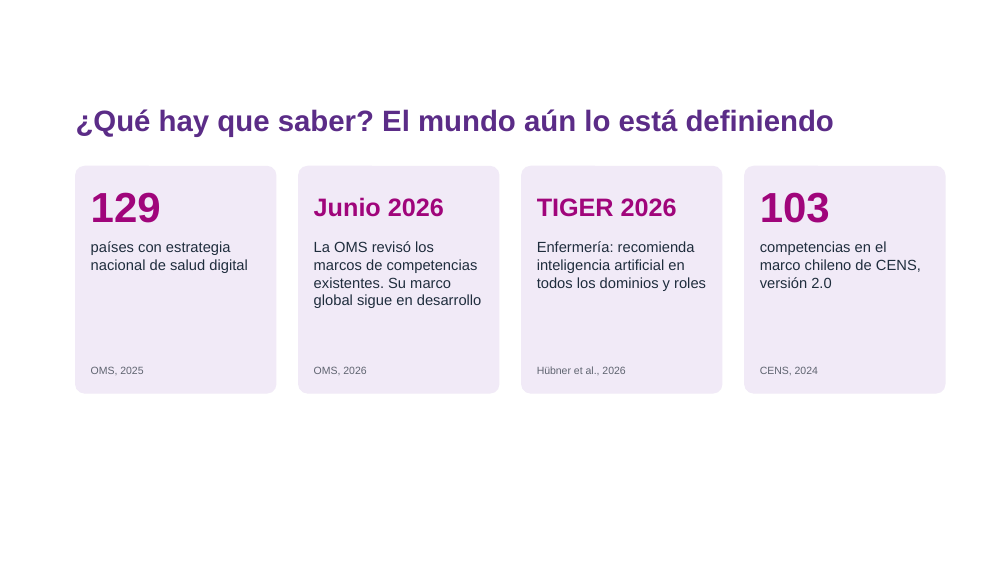
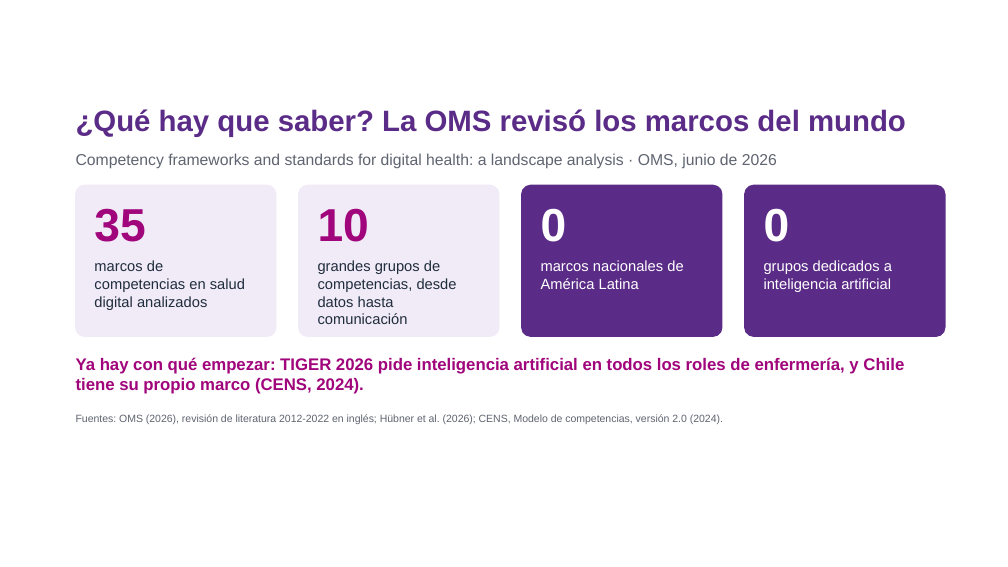
Before and after one commit to estefafro/CFSD, a slide deck: slide 9 of entregables/2026-11-11-webinar/presentacion-webinar.pptx. Drawn at 1008x567 pixels with LibreOffice and Linux fonts; fonts in the diff are those of the drawing; background and template pictures are left out. Boxes give left, top, right and bottom in pixels: in the first picture for what was removed or moved away, otherwise in the second. Text is boxed around its words. In the diff, an @@ line names an element or a change of style, - is before the commit and + after.

```diff
--- a/entregables/2026-11-11-webinar/presentacion-webinar.pptx
+++ b/entregables/2026-11-11-webinar/presentacion-webinar.pptx
@@ text at bbox=[76, 109, 906, 137]: text changed @@
-¿Qué hay que saber? El mundo aún lo está definiendo
+¿Qué hay que saber? La OMS revisó los marcos del mundo
@@ text added at bbox=[76, 153, 777, 169], 15 pt, text #5F6470 @@
+Competency frameworks and standards for digital health: a landscape analysis · OMS, junio de 2026
@@ rounded rectangle at bbox=[76, 185, 276, 337]: proportions changed @@
@@ rounded rectangle: place and size @@
-rounded rectangle at bbox=[76, 166, 276, 393]
+rounded rectangle at bbox=[76, 185, 276, 337]
@@ text removed at bbox=[91, 192, 161, 223] @@
-129
@@ text added at bbox=[94, 208, 145, 242], 44 pt, text #A0057B, bold @@
+35
@@ rounded rectangle: place and size @@
-rounded rectangle at bbox=[299, 166, 499, 393]
+rounded rectangle at bbox=[299, 185, 499, 337]
@@ rounded rectangle at bbox=[299, 185, 499, 337]: proportions changed @@
@@ text at bbox=[318, 208, 369, 242]: text changed; size 24 to 44 pt @@
-Junio 2026
+10
@@ rounded rectangle: place and size @@
-rounded rectangle at bbox=[522, 166, 722, 393]
+rounded rectangle at bbox=[522, 185, 722, 337]
@@ rounded rectangle at bbox=[522, 185, 722, 337]: fill #F1EAF7 to #5B2C87; outline #F1EAF7 1 pt to #5B2C87 1 pt; proportions changed @@
@@ text added at bbox=[541, 208, 567, 242], 44 pt, text #FFFFFF, bold @@
+0
@@ rounded rectangle at bbox=[745, 185, 945, 337]: fill #F1EAF7 to #5B2C87; outline #F1EAF7 1 pt to #5B2C87 1 pt; proportions changed @@
@@ rounded rectangle: place and size @@
-rounded rectangle at bbox=[745, 166, 945, 393]
+rounded rectangle at bbox=[745, 185, 945, 337]
@@ text removed at bbox=[760, 192, 830, 223] @@
-103
@@ text added at bbox=[764, 208, 790, 242], 44 pt, text #FFFFFF, bold @@
+0
@@ text at bbox=[94, 260, 245, 310]: text changed @@
-países con estrategia nacional de salud digital
+marcos de competencias en salud digital analizados
@@ text at bbox=[318, 260, 457, 324]: text changed @@
-La OMS revisó los marcos de competencias existentes. Su marco global sigue en desarrollo
+grandes grupos de competencias, desde datos hasta comunicación
@@ text removed at bbox=[537, 241, 706, 291] @@
-Enfermería: recomienda inteligencia artificial en todos los dominios y roles
@@ text at bbox=[541, 260, 683, 289]: text changed; size 24 to 14 pt; text colour #A0057B to #FFFFFF; bold off @@
-TIGER 2026
+marcos nacionales de América Latina
@@ text "marcos nacionales de América Latina" at bbox=[541, 260, 683, 289]: vertical alignment middle to top @@
@@ text added at bbox=[764, 260, 892, 292], 14 pt, text #FFFFFF @@
+grupos dedicados a inteligencia artificial
@@ text added at bbox=[76, 357, 904, 394], 16 pt, text #A0057B, bold @@
+Ya hay con qué empezar: TIGER 2026 pide inteligencia artificial en todos los roles de enfermería, y Chile tiene su propio marco (CENS, 2024).
@@ text removed at bbox=[91, 366, 143, 375] @@
-OMS, 2025
@@ text removed at bbox=[314, 366, 366, 375] @@
-OMS, 2026
@@ text removed at bbox=[537, 366, 625, 375] @@
-Hübner et al., 2026
@@ text removed at bbox=[760, 366, 818, 375] @@
-CENS, 2024
@@ text at bbox=[76, 414, 723, 424]: text changed; size 14 to 10 pt; text colour #1F2D3D to #5F6470 @@
-competencias en el marco chileno de CENS, versión 2.0
+Fuentes: OMS (2026), revisión de literatura 2012-2022 en inglés; Hübner et al. (2026); CENS, Modelo de competencias, versión 2.0 (2024).
@@ text "Fuentes: OMS (2026), revisión de ..." at bbox=[76, 414, 723, 424]: vertical alignment top to middle @@
```
Also in this commit, not shown: 3 other slides changed, 4 other files.
